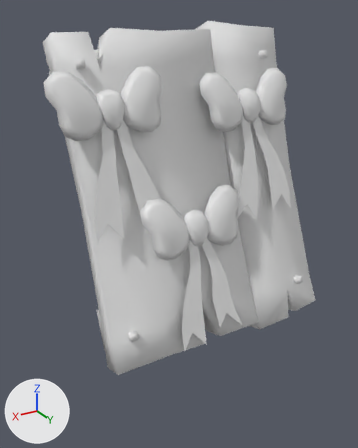
The Blender file Model/Ribbons.blend as it was, and as the next commit left it.
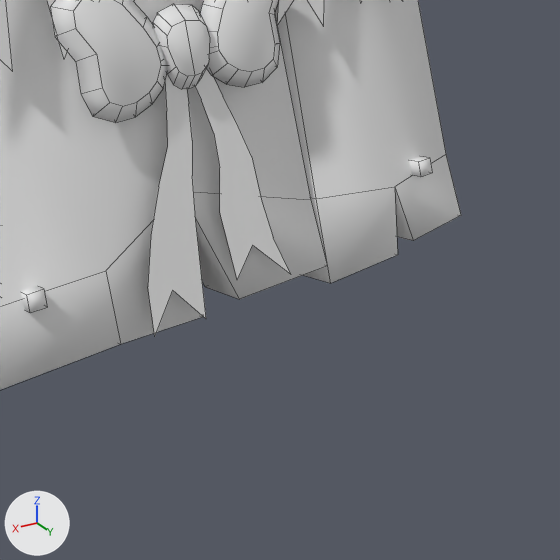
Each version is shown whole from a 50 mm camera at (5.62, 7.8, 6.75) aimed at (0.23, -1.18, 2.26), then close up on the part from 33% to 100% of the width and 46% to 100% of the height. Every picture has the same lights, and +X, +Y and +Z are marked at lower left. The first two pictures are the older version. The close-ups show mesh edges as thin lines.

In view in the first close-up: 'Ribbon_A', 'Ribbon_C', 'Support' and 1 more.
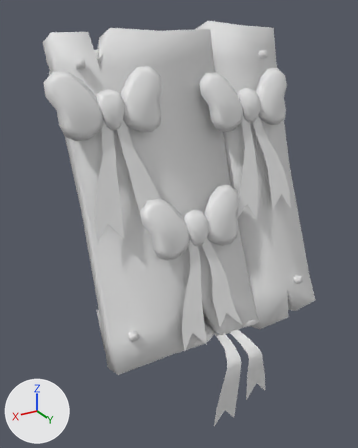
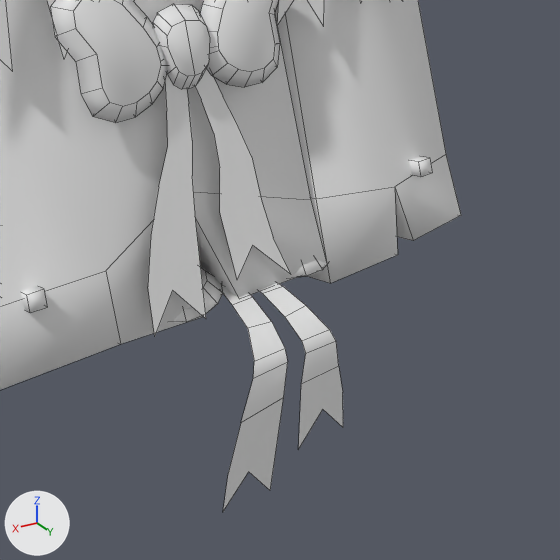
Where the change shows, as pixel boxes (x1, y1, x2, y2) in the close-ups (560 x 560 px):
'Ribbon', added: after (174, 260, 343, 511)

The edits, one by one:
Mesh me_ribbonshape is new.
It has 175 vertices, 112 faces and spans x -1.21..1.21, y -1.95..0.0, z -1.61..0.27.
Object 'Ribbon' (ob_ribbon) is new; it shows me_ribbonshape.
Its location is (0.0, 1.21, 0.08).
